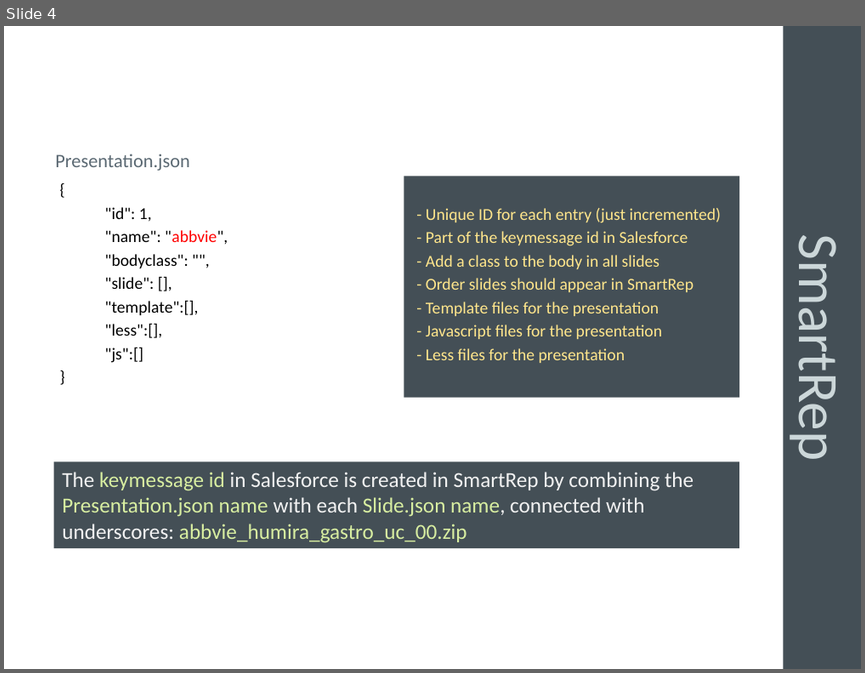
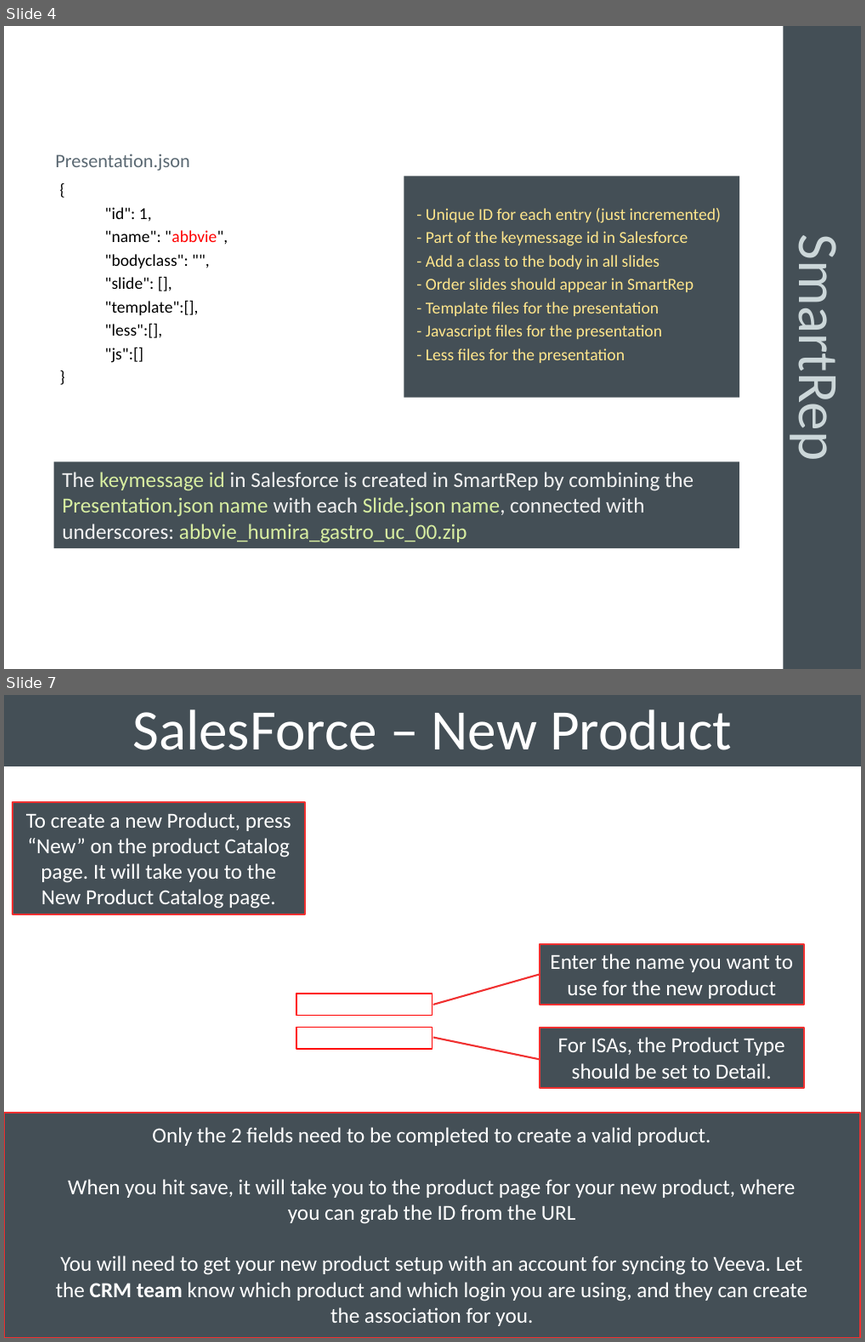
Before and after one commit to JAhaber/ISASetupPresentation, a slide deck: Setup Guide.pptx. Shown one above the other, each under a label of ours: slide 4 before the commit, slides 4 and 7 after it; the slides between them are not shown. The pictures are 865x673 and 865x1342 pixels, drawn with LibreOffice and Linux fonts; fonts in the diff are those of the drawing; background and template pictures are left out. Boxes give left, top, right and bottom in pixels: in the first picture for what was removed or moved away, otherwise in the second. Text is boxed around its words. In the diff, an @@ line names an element or a change of style, - is before the commit and + after.

Commit message:
Added Salesforce Products slides

```diff
--- a/Setup Guide.pptx
+++ b/Setup Guide.pptx
@@ slide 7 added at bbox=[4, 695, 861, 1338], background picture (left out) @@
@@ rectangle added at bbox=[4, 695, 861, 766], fill #444F56, 48 pt, text #FFFFFF @@
+SalesForce – New Product
@@ rectangle added at bbox=[12, 802, 306, 914], fill #444F56, outline #F03030 1.5 pt, 18 pt, text #FFFFFF @@
+To create a new Product, press “New” on the product Catalog page. It will take you to the New Product Catalog page.
@@ rectangle added at bbox=[540, 943, 803, 1004], fill #444F56, outline #F03030 1.5 pt, 18 pt, text #FFFFFF @@
+Enter the name you want to use for the new product
@@ line added from (540, 975) to (433, 1004), #F03030 1.5 pt @@
@@ rectangle added at bbox=[297, 994, 432, 1015], outline #FF0000 1.25 pt @@
@@ rectangle added at bbox=[297, 1027, 432, 1049], outline #FF0000 1.25 pt @@
@@ line added from (540, 1059) to (433, 1037), #F03030 1.5 pt @@
@@ rectangle added at bbox=[540, 1027, 803, 1089], fill #444F56, outline #F03030 1.5 pt, 18 pt, text #FFFFFF @@
+For ISAs, the Product Type should be set to Detail.
@@ rectangle added at bbox=[4, 1112, 861, 1338], fill #444F56, outline #F03030 1.5 pt, 18 pt, text #FFFFFF @@
+Only the 2 fields need to be completed to create a valid product.
+When you hit save, it will take you to the product page for your new product, where you can grab the ID from the URL
+You will need to get your new product setup with an account for syncing to Veeva. Let the CRM team know which product and which login you are using, and they can create the association for you.
```
Also in this commit, not shown: 1 slide changed, 2 other slides added, 4 other files.
